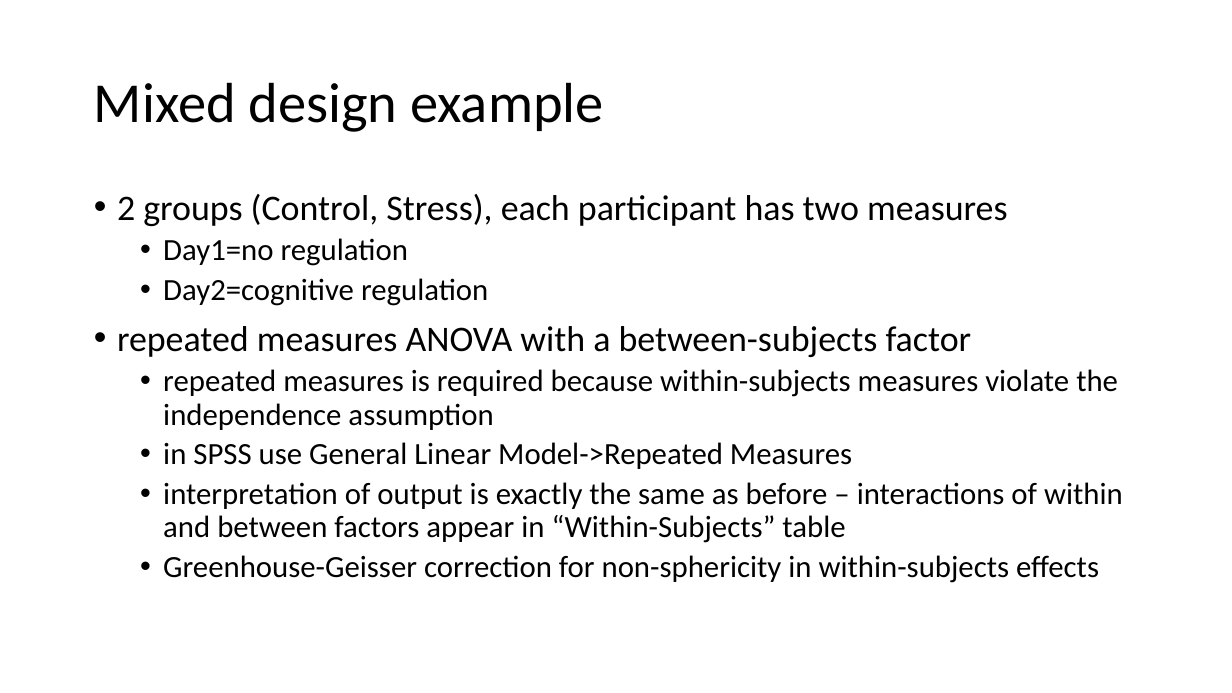
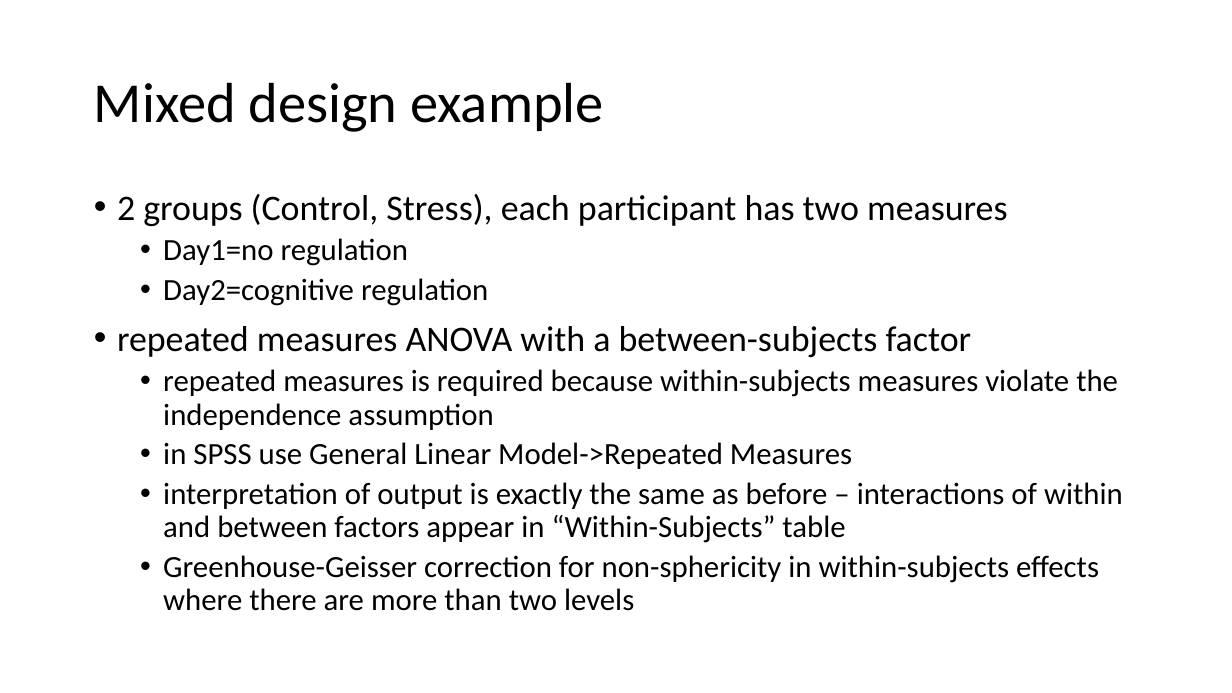
Before and after one commit to scream104/psych596, a slide deck: slide 5 of lecture-slides_upload/lecture/mixed-fx-lab.pptx. Drawn at 1232x693 pixels with LibreOffice and Linux fonts; fonts in the diff are those of the drawing. Boxes give left, top, right and bottom in pixels: in the first picture for what was removed or moved away, otherwise in the second. Text is boxed around its words. In the diff, an @@ line names an element or a change of style, - is before the commit and + after.

```diff
--- a/lecture-slides_upload/lecture/mixed-fx-lab.pptx
+++ b/lecture-slides_upload/lecture/mixed-fx-lab.pptx
@@ text at (x1=163, y1=555, x2=1099, y2=611): text changed @@
-  • Greenhouse-Geisser correction for non-sphericity in within-subjects effects
+  • Greenhouse-Geisser correction for non-sphericity in within-subjects effects where there are more than two levels
```
Also in this commit, not shown: 6 other slides changed.
